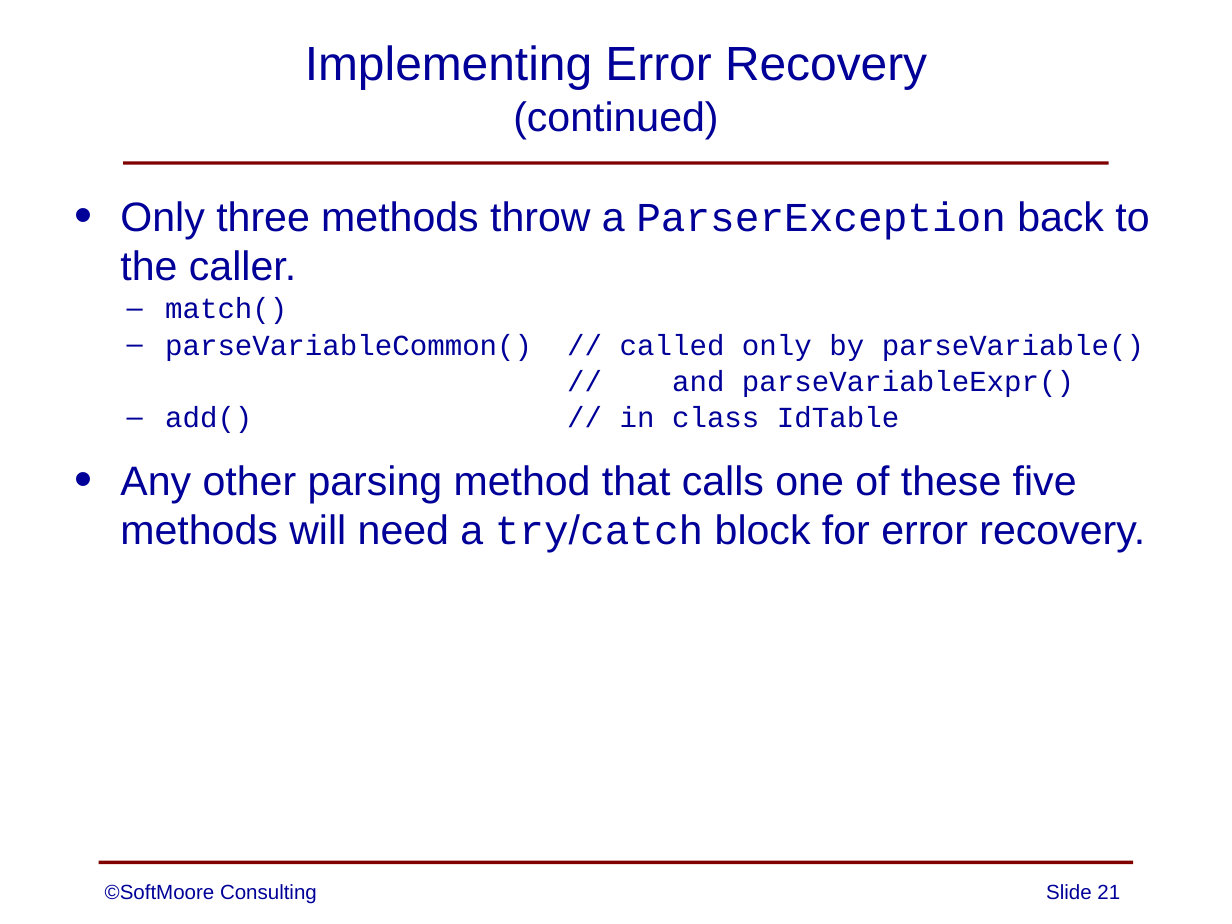
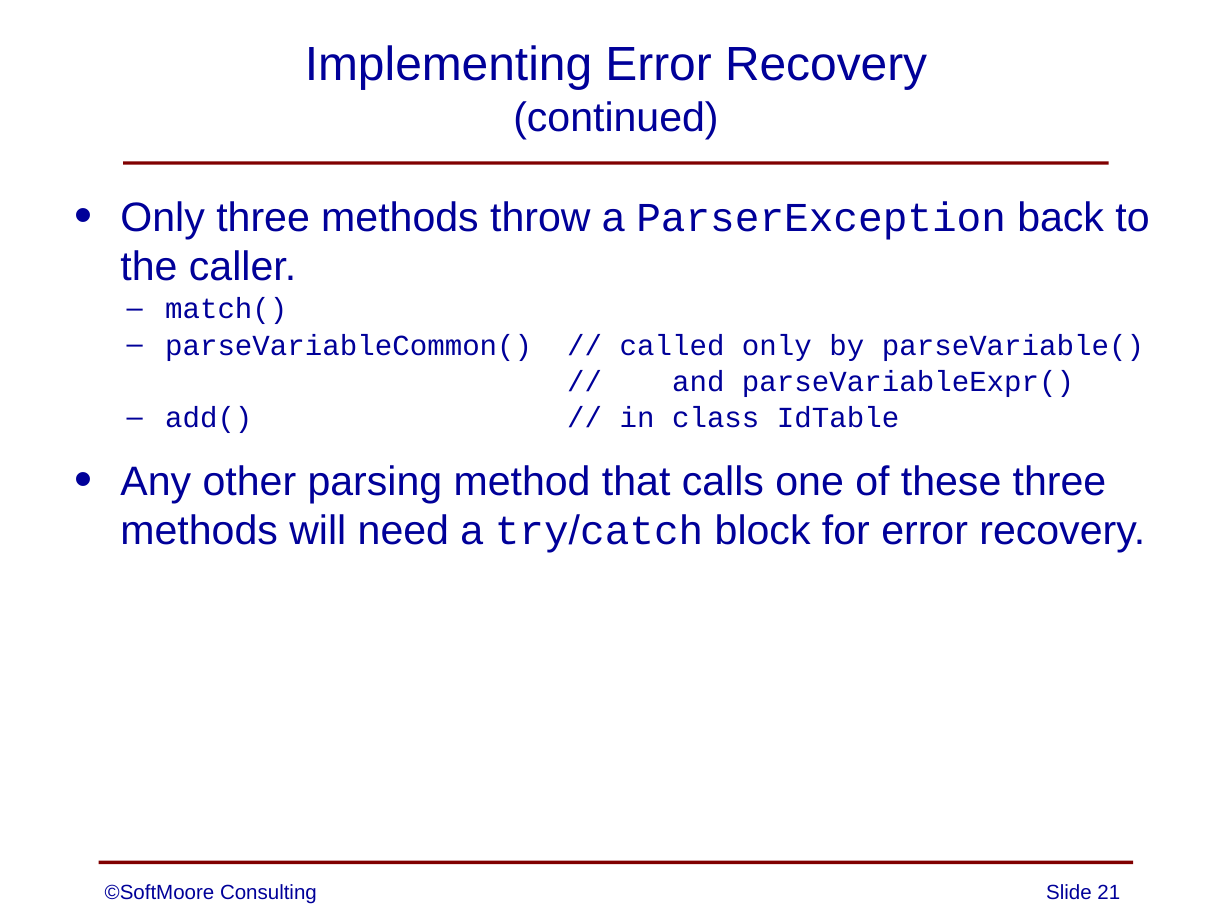
Before and after one commit to SoftMoore/CPRL-Java-4th, a slide deck: slide 21 of PowerPoints/07 - Error Handling.pptx. Drawn at 1232x924 pixels with LibreOffice and Linux fonts; fonts in the diff are those of the drawing. Boxes give left, top, right and bottom in pixels: in the first picture for what was removed or moved away, otherwise in the second. Text is boxed around its words. In the diff, an @@ line names an element or a change of style, - is before the commit and + after.

```diff
--- a/PowerPoints/07 - Error Handling.pptx
+++ b/PowerPoints/07 - Error Handling.pptx
@@ text at (120,465,1145,553): text changed @@
-• Any other parsing method that calls one of these five methods will need a try/catch block for error recovery.
+• Any other parsing method that calls one of these three methods will need a try/catch block for error recovery.
```
Also in this commit, not shown: 1 other slide changed.
